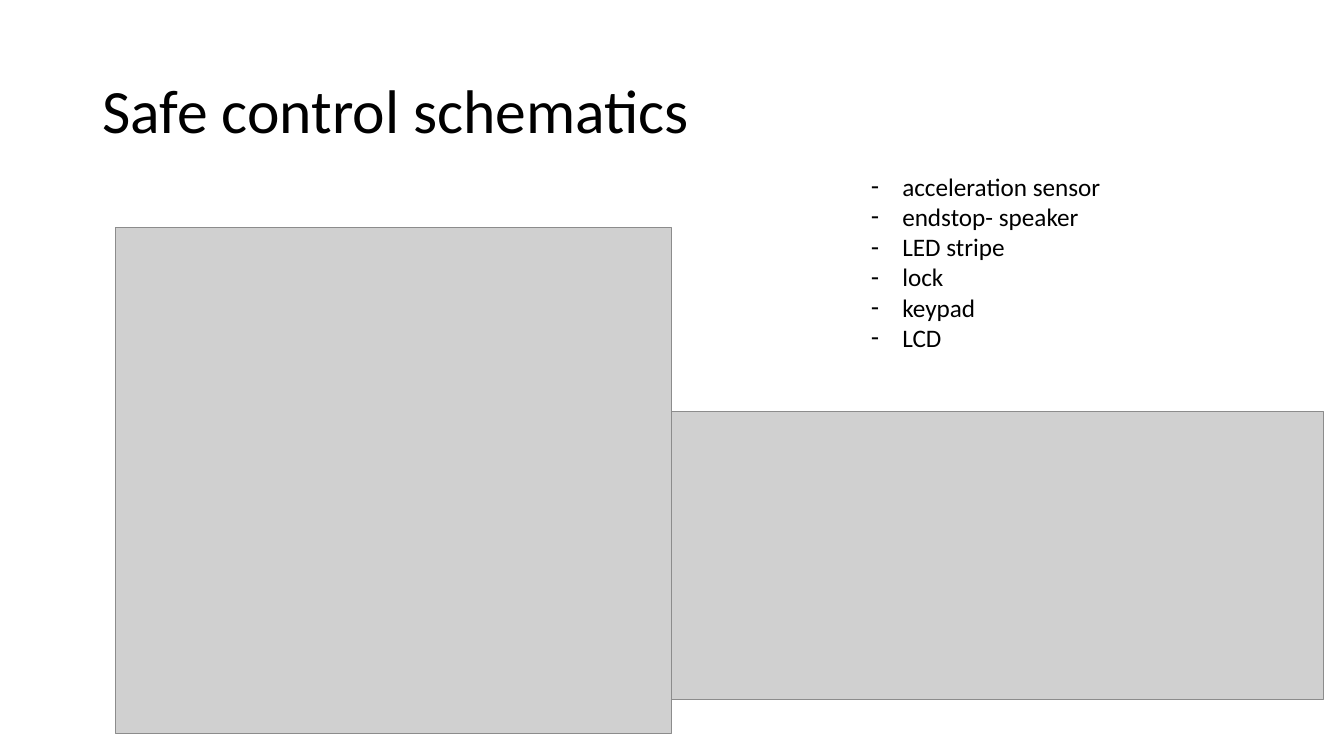
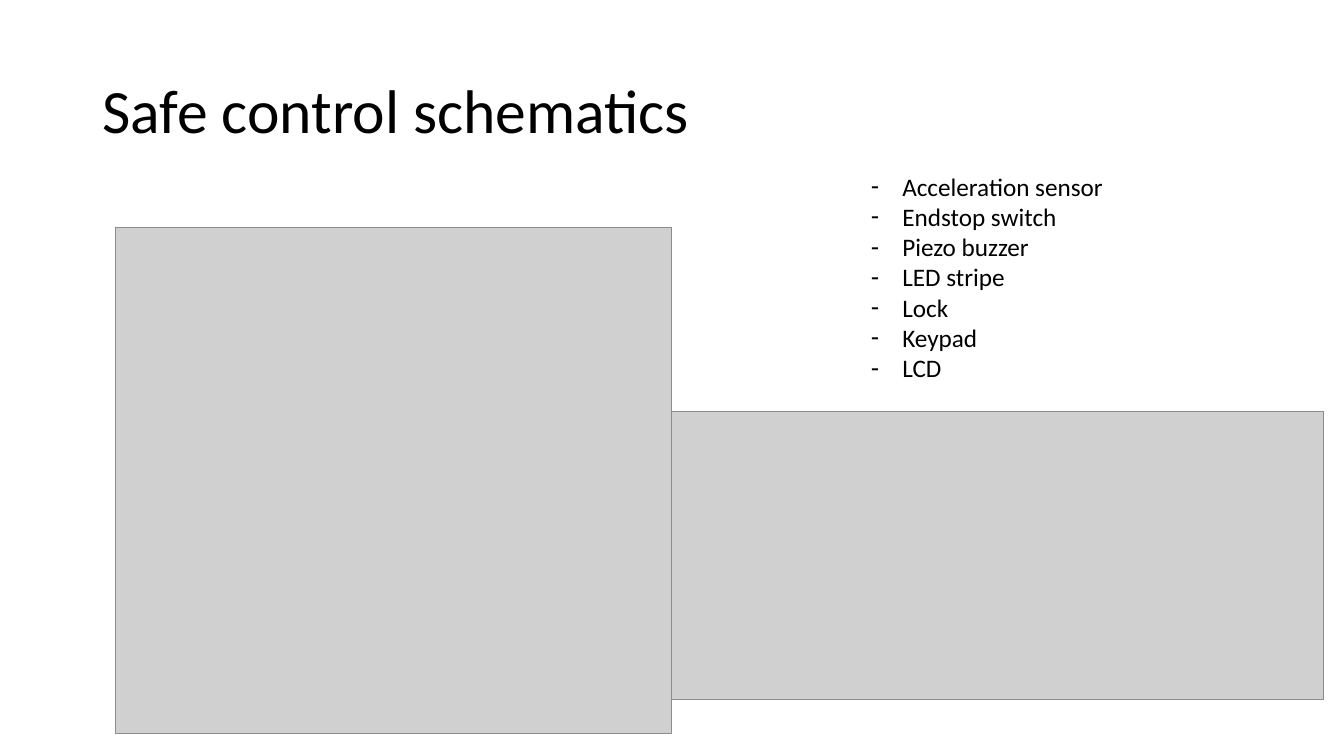
Before and after one commit to ubilab-escape/safe, a slide deck: slide 6 of FinalPresentation_with_macros.pptm. Drawn at 1344x756 pixels with LibreOffice and Linux fonts; fonts in the diff are those of the drawing; grey boxes stand for pictures. Boxes give left, top, right and bottom in pixels: in the first picture for what was removed or moved away, otherwise in the second. Text is boxed around its words. In the diff, an @@ line names an element or a change of style, - is before the commit and + after.

```diff
--- a/FinalPresentation_with_macros.pptm
+++ b/FinalPresentation_with_macros.pptm
@@ text at bbox=[902, 178, 1103, 256]: text changed @@
-– acceleration sensor
-– endstop- speaker
+– Acceleration sensor
+– Endstop switch
+– Piezo buzzer
@@ text at bbox=[902, 299, 977, 351]: text changed @@
-– lock
-– keypad
+– Lock
+– Keypad
```
